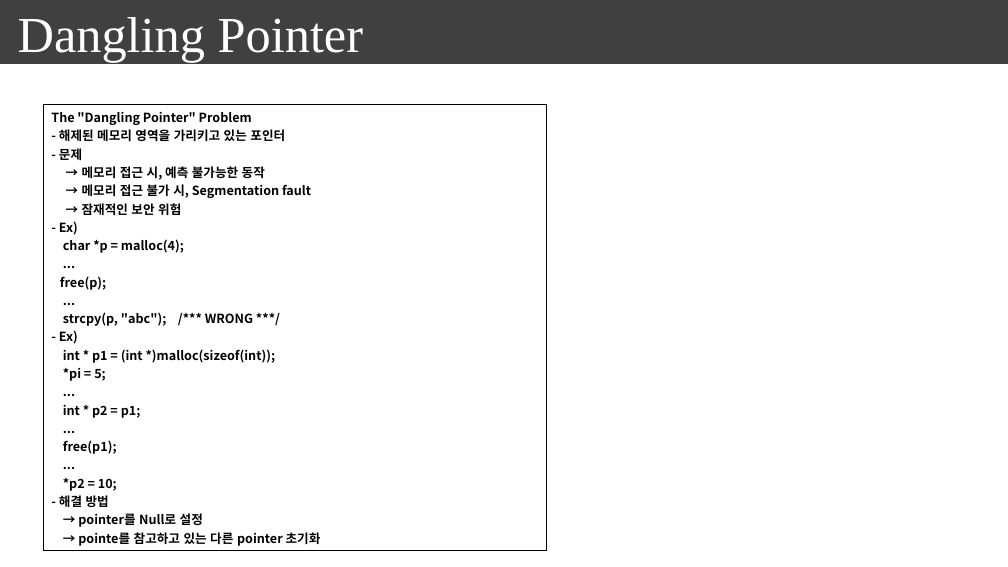
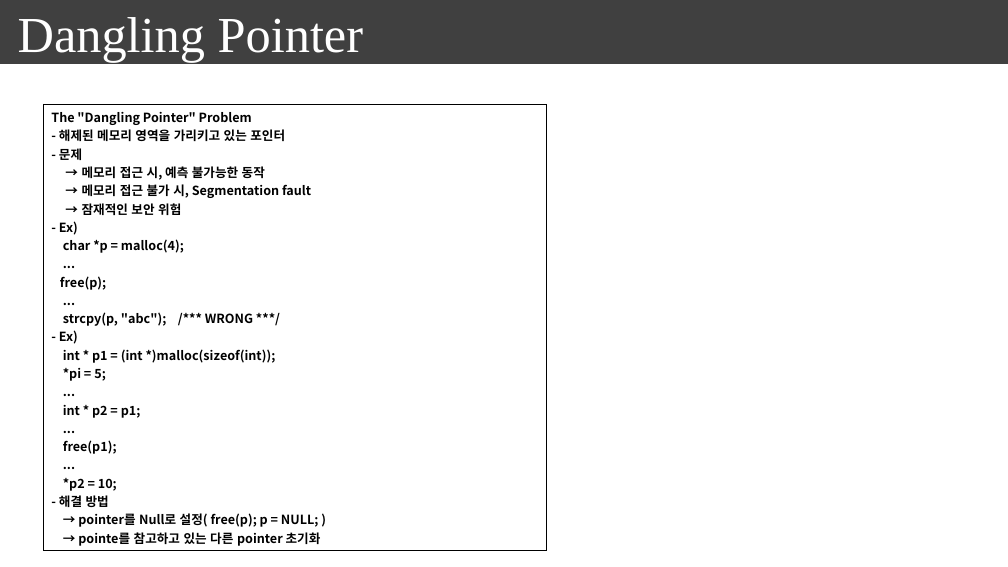
Before and after one commit to seonghokim/Study, a slide deck: slide 46 of everything in c.pptx (slide 39 before the commit). Drawn at 1008x567 pixels with LibreOffice and Linux fonts; fonts in the diff are those of the drawing. Boxes give left, top, right and bottom in pixels: in the first picture for what was removed or moved away, otherwise in the second. Text is boxed around its words. In the diff, an @@ line names an element or a change of style, - is before the commit and + after.

```diff
--- a/everything in c.pptx
+++ b/everything in c.pptx
@@ table at [44, 104, 546, 550] @@
@@ row 1, column 1: "The "Dangling Pointer" Problem / - 해제된 메모리 영역을 가리키고 있는 포인터 / - 문제 / → 메모리 접근 시, 예측 불가능한 동작 / → 메모리 접근 불가 시, Segmentation fault / → 잠재적인 보안 위험 / - Ex) / char *p = malloc(4); / ... / free(p); / ... / strcpy(p, "abc"); /*** WRONG ***/ / - Ex) / int * p1 = (int *)malloc(sizeof(int)); / *pi = 5; / ... / int * p2 = p1; / ... / free(p1); / ... / *p2 = 10; / - 해결 방법 / → pointer를 Null로 설정 / → pointe를 참고하고 있는 다른 pointer 초기화" to "The "Dangling Pointer" Problem / - 해제된 메모리 영역을 가리키고 있는 포인터 / - 문제 / → 메모리 접근 시, 예측 불가능한 동작 / → 메모리 접근 불가 시, Segmentation fault / → 잠재적인 보안 위험 / - Ex) / char *p = malloc(4); / ... / free(p); / ... / strcpy(p, "abc"); /*** WRONG ***/ / - Ex) / int * p1 = (int *)malloc(sizeof(int)); / *pi = 5; / ... / int * p2 = p1; / ... / free(p1); / ... / *p2 = 10; / - 해결 방법 / → pointer를 Null로 설정( free(p); p = NULL; ) / → pointe를 참고하고 있는 다른 pointer 초기화" @@
```
Also in this commit, not shown: 6 other slides changed, 7 slides added, 1 slide removed.
